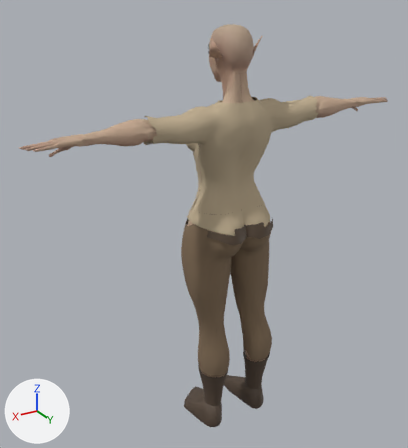
The glTF model game/models/own/races/ельф-жінка.gltf, before and after one commit.
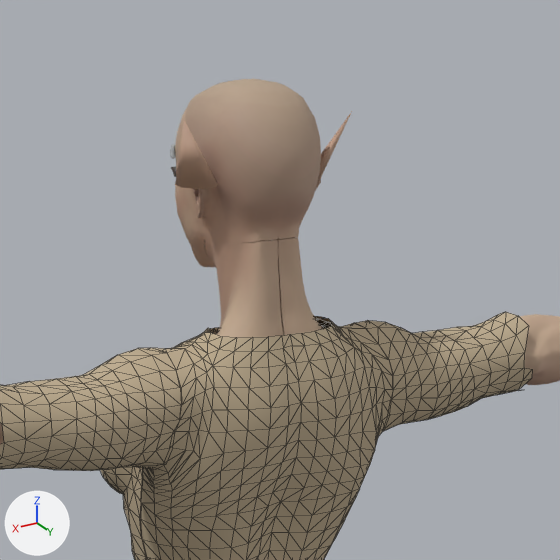
The first picture shows the older version from a 50 mm camera at (1.233, 1.867, 1.91) aimed at (0.075, -0.063, 0.945). The close-ups show the older and then the newer version on the part from 38% to 80% of the width and 0% to 38% of the height of that picture. Only the edits that show in the close-ups are written down. The lights are fixed; the arrows at lower left show +X, +Y and +Z. The close-ups show mesh edges as thin lines.

The older version as bpy lines, for what is in view:
```python
me_superhero_female = bpy.data.meshes.new('Superhero_Female')
me_superhero_female.from_pydata(...)  # 7398 vertices, 12848 faces; spans x -0.83..0.83, y -0.14..0.16, z 0.0..1.76
# faces by material slot: [12812, 36]
me_superhero_female.materials.append(mat_mi_superhero_female)
me_superhero_female.materials.append(mat_вуха)
me_superhero_female_001 = bpy.data.meshes.new('Superhero_Female.001')
me_superhero_female_001.from_pydata(...)  # 1427 vertices, 2464 faces; spans x -0.395..0.395, y -0.148..0.168, z 0.975..1.494
me_superhero_female_001.materials.append(mat_сорочка)
ob_superhero_female = bpy.data.objects.new('Superhero_Female', me_superhero_female)
ob_superhero_female.location = (0.0, 0.0, 0.0)
ob_одяг_сорочка = bpy.data.objects.new('Одяг-Сорочка', me_superhero_female_001)
ob_одяг_сорочка.location = (0.0, 0.0, 0.0)
```
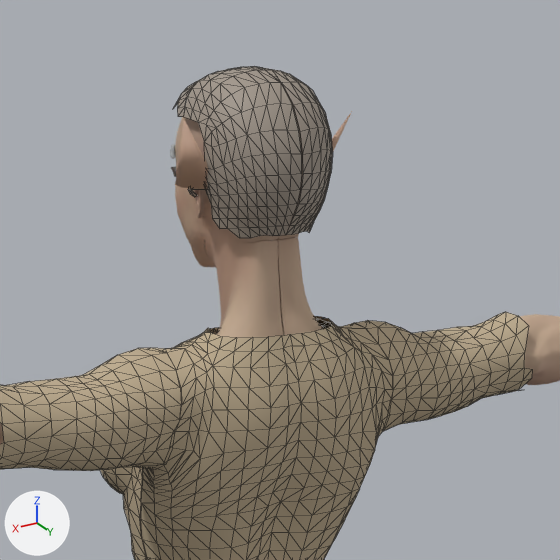
Where the change shows, as pixel boxes [x1, y1, x2, y2] in the close-ups (560 x 560 px):
'Одяг-Шолом', added: after [173, 66, 333, 238]

What changed in the scene script:
```text
Add mat_шолом:
    mat_шолом = bpy.data.materials.new('Шолом')
    # nodes: BsdfPrincipled, Mix, OutputMaterial, VertexColor
    # colours: grey #a09589, mixed with the vertex colours
Add me_superhero_female_006:
    me_superhero_female_006.from_pydata(...)  # 319 vertices, 496 faces; spans x -0.092..0.092, y -0.079..0.122, z 1.597..1.776
    me_superhero_female_006.materials.append(mat_шолом)
Add ob_одяг_шолом:
    ob_одяг_шолом = bpy.data.objects.new('Одяг-Шолом', me_superhero_female_006)
    ob_одяг_шолом.location = (0.0, 0.0, 0.0)
```
